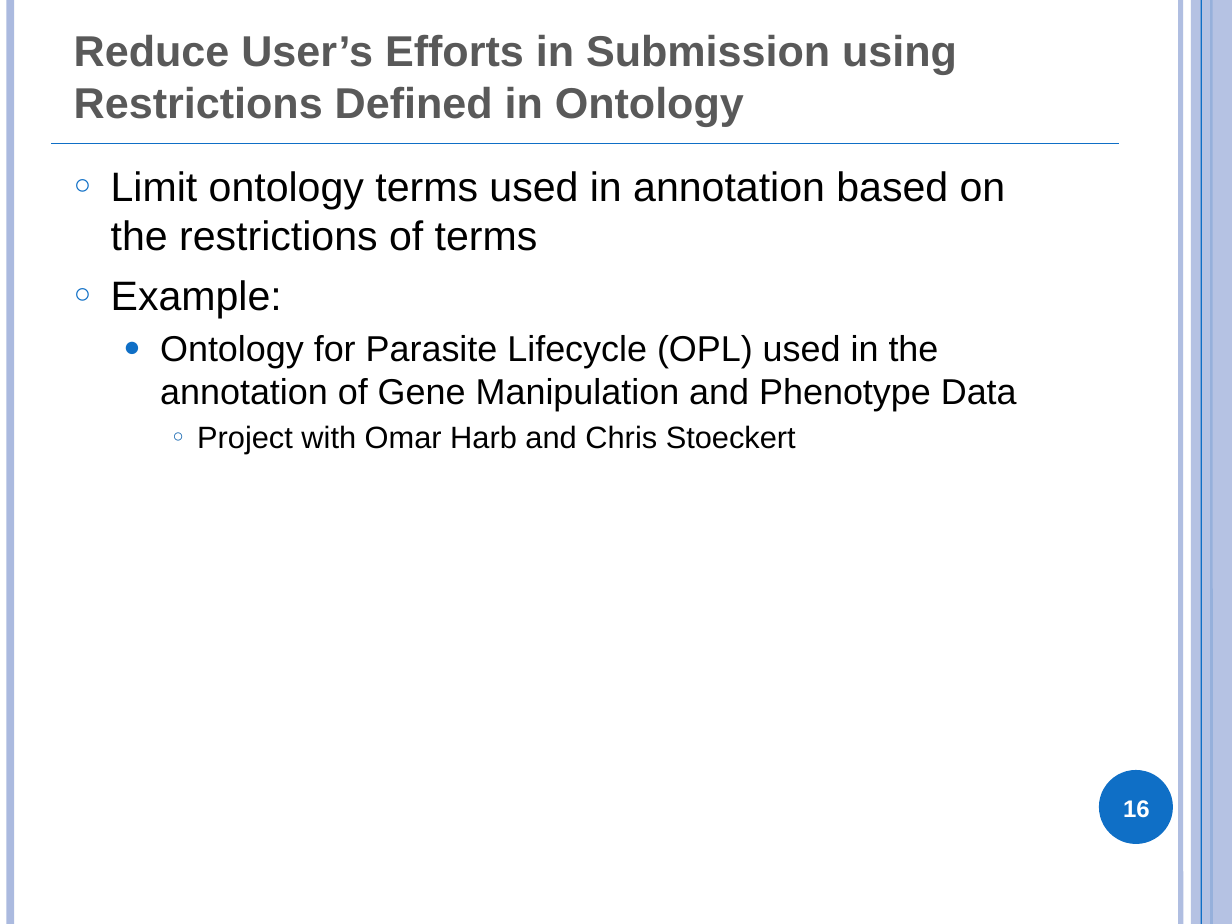
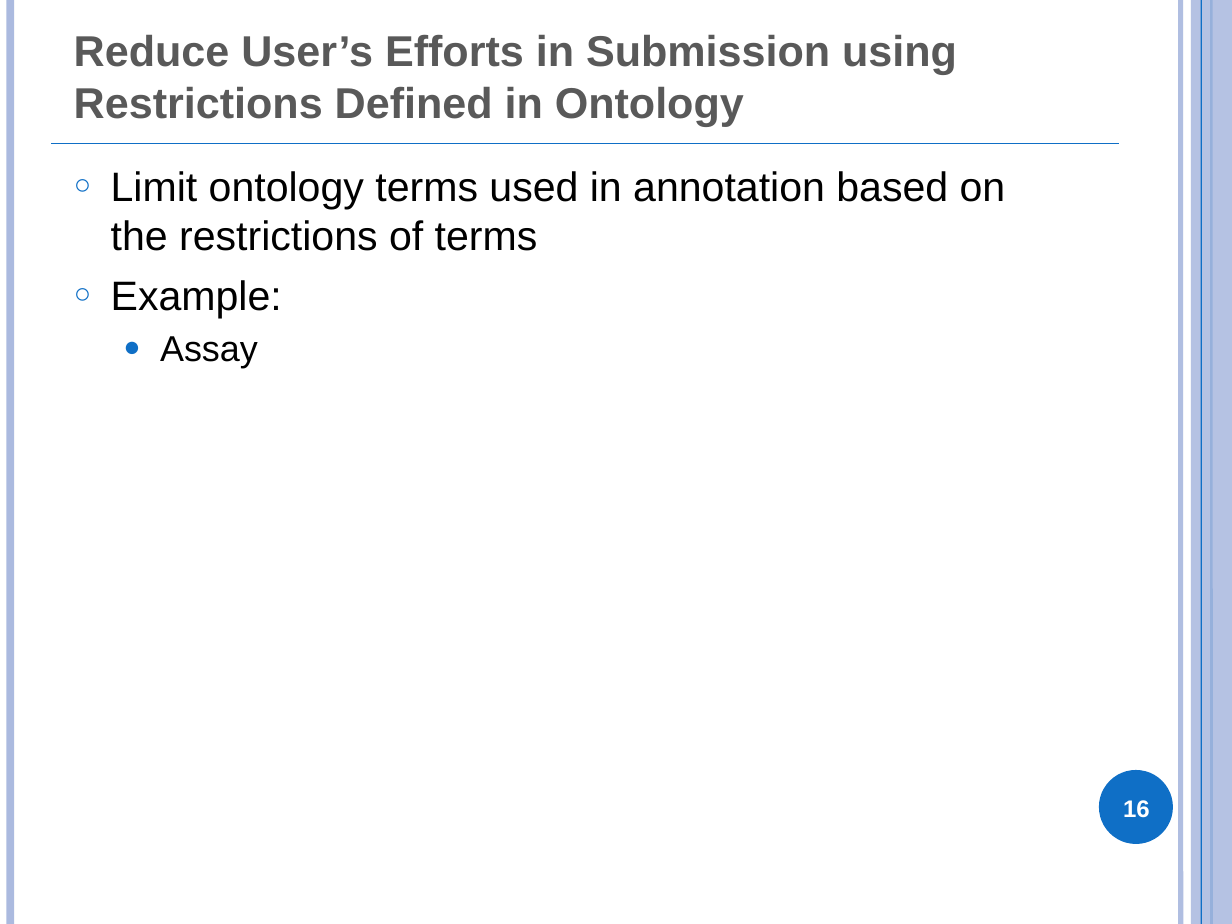
Before and after one commit to obi-ontology/obi-legacy-svn, a slide deck: slide 16 of trunk/docs/presentations/OBI tutorial July 2011 ICBO/EuPathDB.pptx. Drawn at 1232x924 pixels with LibreOffice and Linux fonts; fonts in the diff are those of the drawing. Boxes give left, top, right and bottom in pixels: in the first picture for what was removed or moved away, otherwise in the second. Text is boxed around its words. In the diff, an @@ line names an element or a change of style, - is before the commit and + after.

```diff
--- a/trunk/docs/presentations/OBI tutorial July 2011 ICBO/EuPathDB.pptx
+++ b/trunk/docs/presentations/OBI tutorial July 2011 ICBO/EuPathDB.pptx
@@ text at bbox=[160, 336, 258, 368]: text changed @@
-  ● Ontology for Parasite Lifecycle (OPL) used in the annotation of Gene Manipulation and Phenotype Data
-    ○ Project with Omar Harb and Chris Stoeckert
+  ● Assay
```
Also in this commit, not shown: 2 other slides changed, 1 slide added, 4 slides removed.
